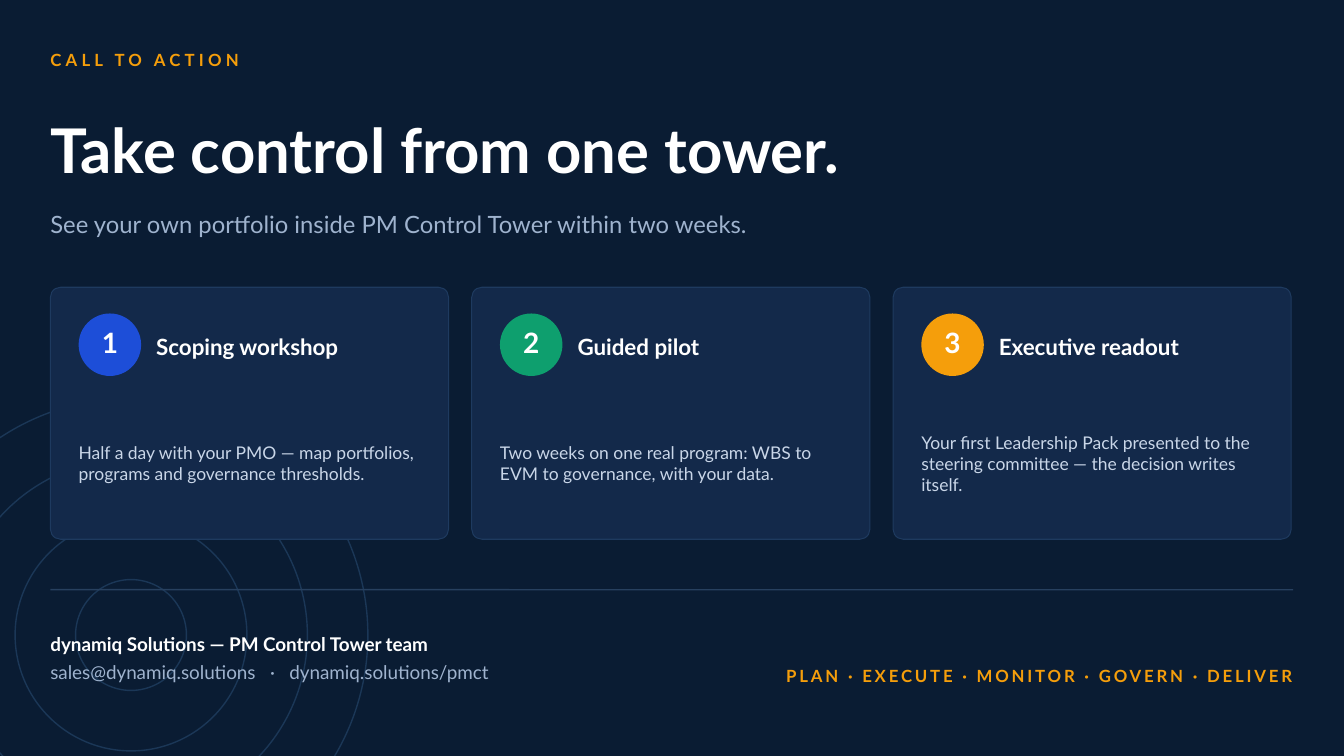
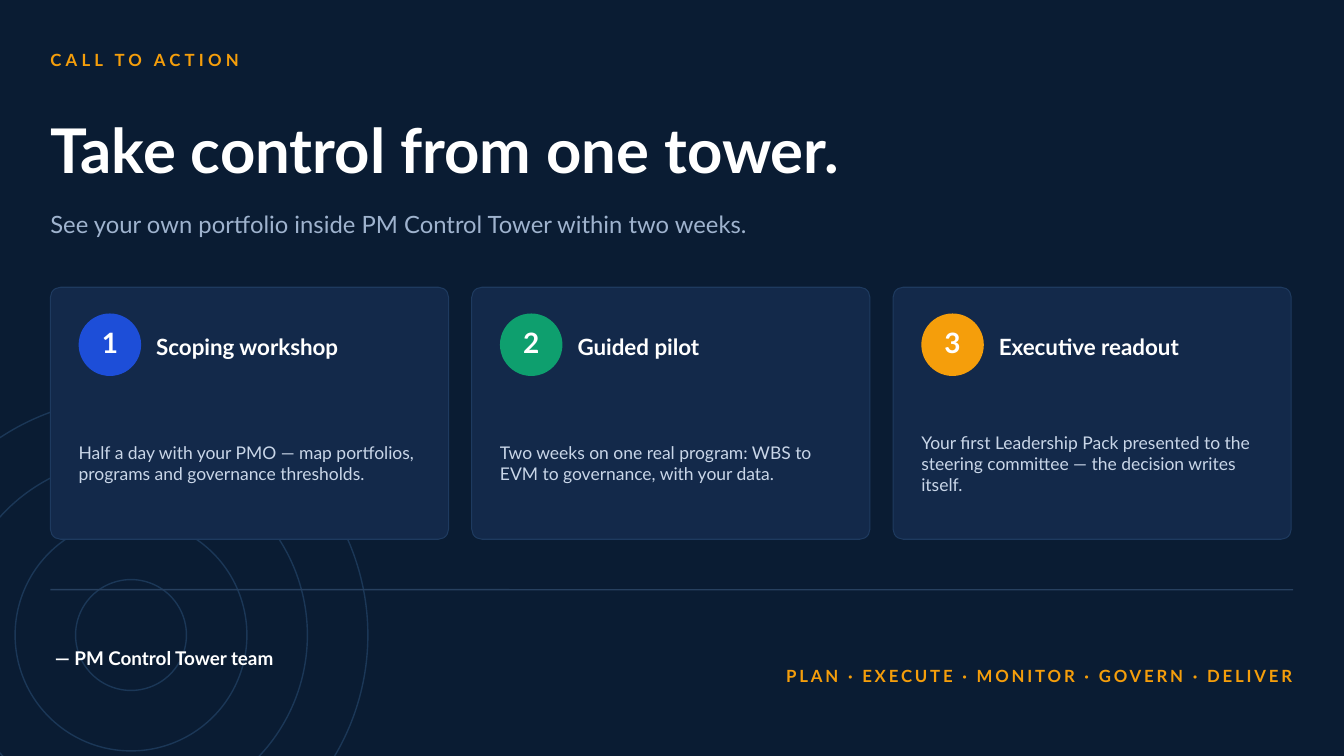
Before and after one commit to KesavSpartan/PM-Control-Tower, a slide deck: slide 18 of sales-deck/PM-Control-Tower-Sales-Deck.pptx. Drawn at 1344x756 pixels with LibreOffice and Linux fonts; fonts in the diff are those of the drawing. Boxes give left, top, right and bottom in pixels: in the first picture for what was removed or moved away, otherwise in the second. Text is boxed around its words. In the diff, an @@ line names an element or a change of style, - is before the commit and + after.

```diff
--- a/sales-deck/PM-Control-Tower-Sales-Deck.pptx
+++ b/sales-deck/PM-Control-Tower-Sales-Deck.pptx
@@ text at [74,651,273,666]: text changed; text colour #9FB3CE to #FFFFFF; bold on @@
-dynamiq Solutions — PM Control Tower team
-sales@dynamiq.solutions · dynamiq.solutions/pmct
+— PM Control Tower team
```
Also in this commit, not shown: 4 other slides changed, 8 other files.
